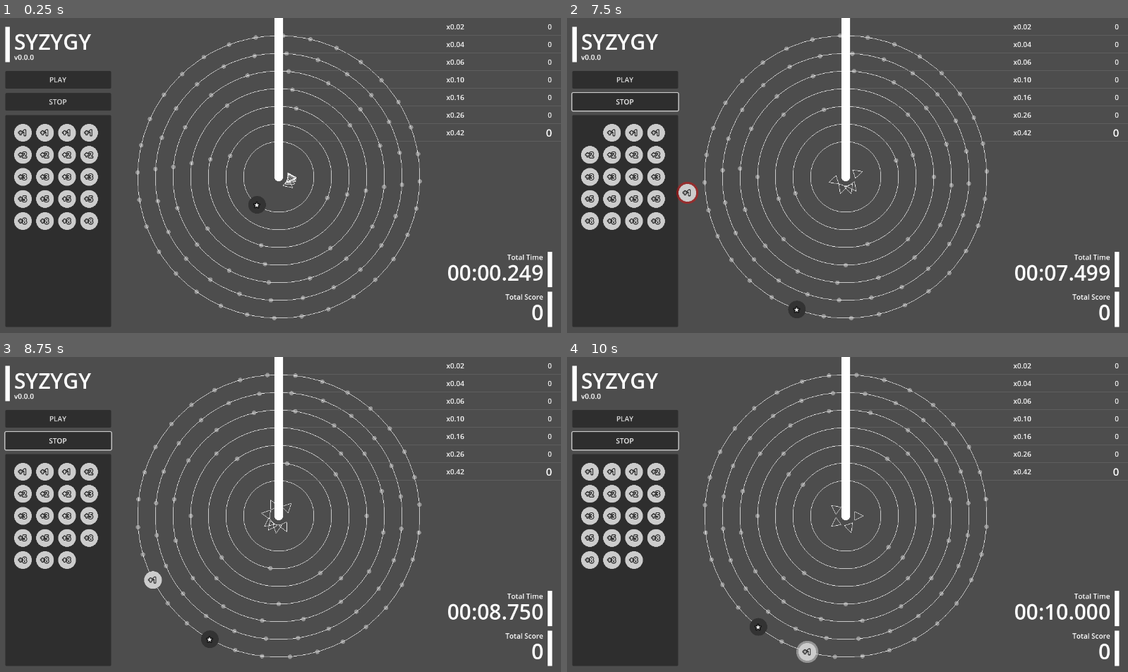
Above: before the commit, frames 1-4 (two rows, left to right).
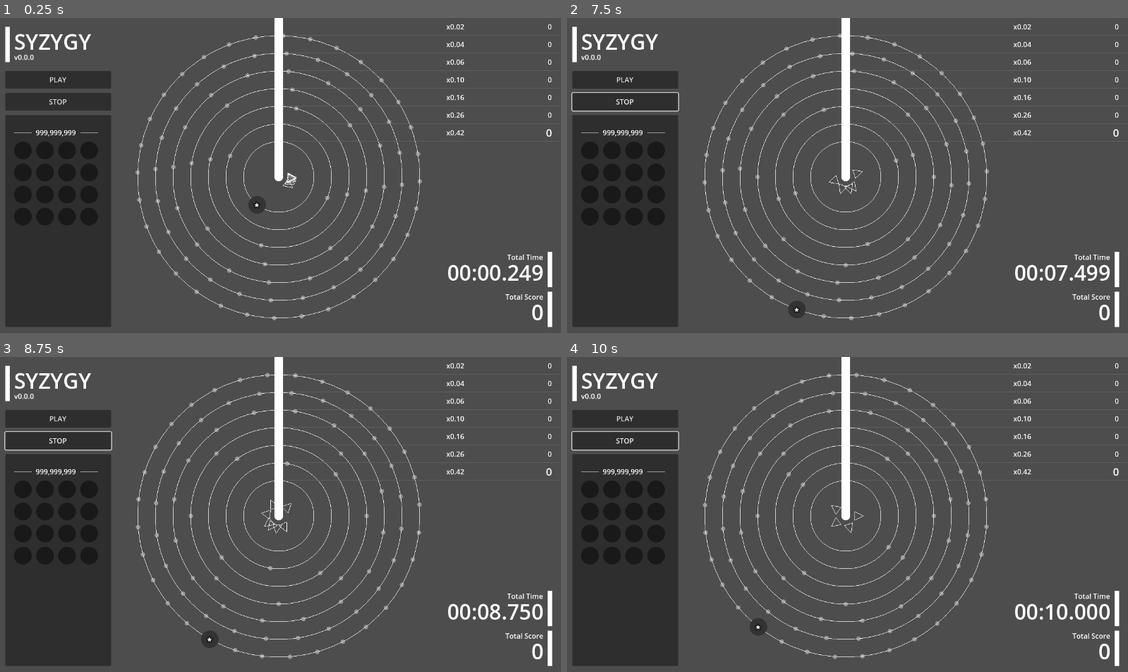
Above: after the commit, the same moments.

Repository: kamikoloss/syzygy
Game: Godot game, scene res://scenes/main.tscn
Two runs of this game, one before a commit and one after it. Both use one fixed random seed, a clock stepped at 60 frames per second and the inputs below.
Inputs (mouse positions are in pixels of both pictures, inside the frame that each line leads up to):
- Up to frame 1 (0.25 s): no input
- Up to frame 2 (7.5 s): click "PLAY" at 0.5 s; click "PLAY" at 1.25 s; click "STOP" at 2 s; click "STOP" at 2.75 s; click "PLAY" at 3.5 s; click "STOP" at 4.25 s; drag from (825, 207) to (942, 279) at 5.02 s; drag from (931, 288) to (825, 317) at 5.77 s; move the mouse to (813, 314) at 6.52 s; click (813, 314) at 6.67 s; drag from (589, 131) to (881, 314) at 7.27 s
- Up to frame 3 (8.75 s): drag from (302, 656) to (157, 590) at 8.02 s
- Up to frame 4 (10 s): drag from (718, 580) to (830, 656) at 8.77 s; move the mouse to (813, 653) at 9.52 s; click (813, 653) at 9.67 s

The runs differ from the first frame. In frame 1, 2.8% of the frame differs, in the area x 2-18%, y 33-68%; in frame 2, 2.9%, in the area x 2-24%, y 33-68%; in frame 3, 2.8%; in frame 4, 2.9%.
Error after the commit: Cannot call method 'add_child' on a null value. (res://scenes/main.gd:126)

Commit message:
add scene: ChipStorage

Diff:
--- /dev/null
+++ b/scenes/chip_storage.tscn
@@ -0,0 +1,84 @@
+[gd_scene load_steps=2 format=3 uid="uid://b72d7egmeg7ro"]
+
+[ext_resource type="PackedScene" uid="uid://b185sasx51q0n" path="res://scenes/chip.tscn" id="1_036yl"]
+
+[node name="VBoxContainer" type="VBoxContainer"]
+theme_override_constants/separation = 0
+
+[node name="Control" type="Control" parent="."]
+custom_minimum_size = Vector2(0, 40)
+layout_mode = 2
+
+[node name="Label" type="Label" parent="Control"]
+layout_mode = 0
+offset_right = 190.0
+offset_bottom = 40.0
+text = "999,999,999"
+horizontal_alignment = 1
+vertical_alignment = 1
+
+[node name="Line2D" type="Line2D" parent="Control"]
+position = Vector2(0, 19.999994)
+scale = Vector2(1, 0.5000019)
+points = PackedVector2Array(0, 0, 40, 0)
+width = 2.0
+
+[node name="Line2D2" type="Line2D" parent="Control"]
+position = Vector2(150, 19.999994)
+scale = Vector2(1, 0.5000019)
+points = PackedVector2Array(0, 0, 40, 0)
+width = 2.0
+
+[node name="GridContainer" type="GridContainer" parent="."]
+layout_mode = 2
+theme_override_constants/h_separation = 10
+theme_override_constants/v_separation = 10
+columns = 4
+
+[node name="Chip" parent="GridContainer" instance=ExtResource("1_036yl")]
+layout_mode = 2
+
+[node name="Chip2" parent="GridContainer" instance=ExtResource("1_036yl")]
+layout_mode = 2
+
+[node name="Chip3" parent="GridContainer" instance=ExtResource("1_036yl")]
+layout_mode = 2
+
+[node name="Chip4" parent="GridContainer" instance=ExtResource("1_036yl")]
+layout_mode = 2
+
+[node name="Chip5" parent="GridContainer" instance=ExtResource("1_036yl")]
+layout_mode = 2
+
+[node name="Chip6" parent="GridContainer" instance=ExtResource("1_036yl")]
+layout_mode = 2
+
+[node name="Chip7" parent="GridContainer" instance=ExtResource("1_036yl")]
+layout_mode = 2
+
+[node name="Chip8" parent="GridContainer" instance=ExtResource("1_036yl")]
+layout_mode = 2
+
+[node name="Chip9" parent="GridContainer" instance=ExtResource("1_036yl")]
+layout_mode = 2
+
+[node name="Chip10" parent="GridContainer" instance=ExtResource("1_036yl")]
+layout_mode = 2
+
+[node name="Chip11" parent="GridContainer" instance=ExtResource("1_036yl")]
+layout_mode = 2
+
+[node name="Chip12" parent="GridContainer" instance=ExtResource("1_036yl")]
+layout_mode = 2
+
+[node name="Chip13" parent="GridContainer" instance=ExtResource("1_036yl")]
+layout_mode = 2
+
+[node name="Chip14" parent="GridContainer" instance=ExtResource("1_036yl")]
+layout_mode = 2
+
+[node name="Chip15" parent="GridContainer" instance=ExtResource("1_036yl")]
+layout_mode = 2
+
+[node name="Chip16" parent="GridContainer" instance=ExtResource("1_036yl")]
+layout_mode = 2
--- a/scenes/main.tscn
+++ b/scenes/main.tscn
@@ -1,16 +1,17 @@
-[gd_scene load_steps=5 format=3 uid="uid://caq0pmp5bi7ex"]
+[gd_scene load_steps=6 format=3 uid="uid://caq0pmp5bi7ex"]
 
 [ext_resource type="Script" uid="uid://csbdcm6axbrhq" path="res://scenes/main.gd" id="1_ig7tw"]
 [ext_resource type="PackedScene" uid="uid://dfmcx4p165aea" path="res://scenes/rail.tscn" id="2_0xm2m"]
 [ext_resource type="PackedScene" uid="uid://bk5qrvbech16c" path="res://scenes/chip_sensor.tscn" id="3_sugp2"]
 [ext_resource type="PackedScene" uid="uid://b185sasx51q0n" path="res://scenes/chip.tscn" id="4_jyhfs"]
+[ext_resource type="PackedScene" uid="uid://b72d7egmeg7ro" path="res://scenes/chip_storage.tscn" id="5_tbgi4"]
 
 [node name="Main" type="Control" node_paths=PackedStringArray("objects", "chip_storage", "_button_play", "_button_stop", "_label_version", "_label_total_score", "_label_total_time", "_label_line_speed_parent", "_label_line_score_parent")]
 layout_mode = 3
 anchors_preset = 0
 script = ExtResource("1_ig7tw")
 objects = NodePath("Objects")
-chip_storage = NodePath("UI/MarginContainerLeft/VBoxContainer/Panel/ScrollContainer/MarginContainer/GridContainer")
+chip_storage = NodePath("")
 chip_scene = ExtResource("4_jyhfs")
 _button_play = NodePath("UI/MarginContainerLeft/VBoxContainer/ButtonPlay")
 _button_stop = NodePath("UI/MarginContainerLeft/VBoxContainer/ButtonStop")
@@ -146,22 +147,21 @@
 anchor_bottom = 1.0
 grow_horizontal = 2
 grow_vertical = 2
+horizontal_scroll_mode = 0
 
 [node name="MarginContainer" type="MarginContainer" parent="UI/MarginContainerLeft/VBoxContainer/Panel/ScrollContainer"]
 layout_mode = 2
-size_flags_horizontal = 3
-size_flags_vertical = 3
 theme_override_constants/margin_left = 20
 theme_override_constants/margin_top = 20
 theme_override_constants/margin_right = 20
 theme_override_constants/margin_bottom = 20
 
-[node name="GridContainer" type="GridContainer" parent="UI/MarginContainerLeft/VBoxContainer/Panel/ScrollContainer/MarginContainer"]
-layout_mode = 2
-size_flags_horizontal = 3
-theme_override_constants/h_separation = 10
-theme_override_constants/v_separation = 10
-columns = 4
+[node name="VBoxContainer" type="VBoxContainer" parent="UI/MarginContainerLeft/VBoxContainer/Panel/ScrollContainer/MarginContainer"]
+layout_mode = 2
+theme_override_constants/separation = 10
+
+[node name="ChipStorage" parent="UI/MarginContainerLeft/VBoxContainer/Panel/ScrollContainer/MarginContainer/VBoxContainer" instance=ExtResource("5_tbgi4")]
+layout_mode = 2
 
 [node name="MarginContainerRight" type="MarginContainer" parent="UI"]
 layout_mode = 0
